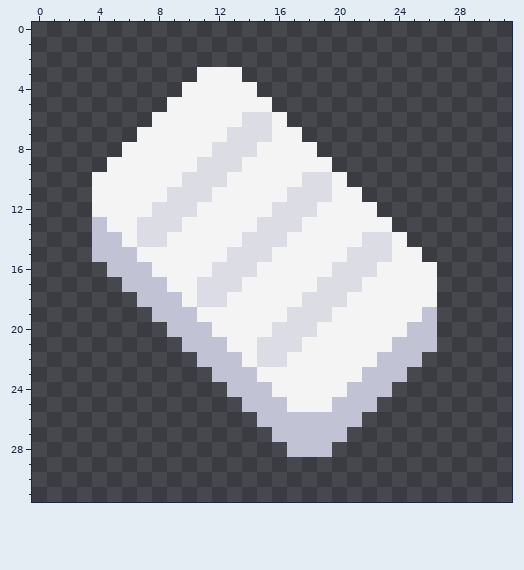
One commit to this pixel-art sprite: sprites/items/lithium.png. The first picture shows the starting point.
The file is 32x32 pixels.
After the commit:
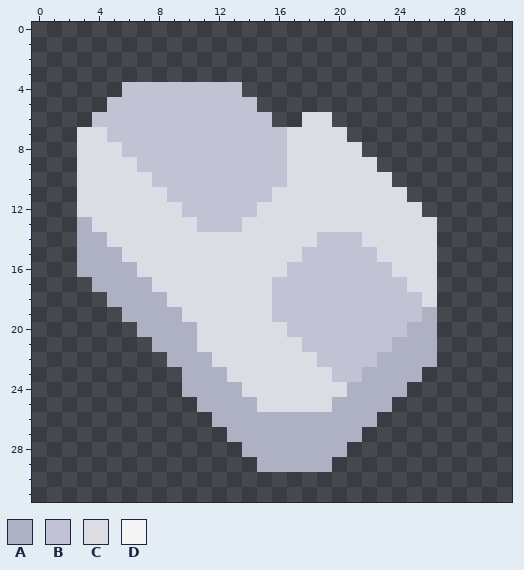
Palette (. is transparent): A #aeb0c4  B #c1c3d4  C #dbdce4  D #f4f4f4
The edit:
Changed rows in their new state; - is an unchanged pixel.
first column x 3:
 3 --------...-------------
 4 ---BBBBBBBB.------------
 5 --BBBBBBBBBB.-----------
 6 -BBBBBBBBBBBB.-CC-------
 7 CCBBBBBBBBBBBBCCCC------
 8 CCCBBBBBBBBBBBCCCCC-----
 9 CCCCBBBBBBBBBBCCCCCC----
10 CCCCCBBBBBBBBBC--CCCC---
11 CCCCCCBBBBBBBC---CCCCC--
12 CCCCC--BBBBBC---CCCCCCC-
13 ACCC---CBBBC---CCCCCCCCC
14 AACC--CCCCC---CCBBB--CCC
15 AAACCCCCCC---CCBBBBB-CCC
16 AAAACCCCC---CCBBBBBBBCCC
17 -AAAACCC---CCBBBBBBBBBCC
18 --AAAACC--CCCBBBBBBBBBBC
19 ---AAAACCCCCCBBBBBBBBBBA
20 ----AAAACCCCC-BBBBBBBBAA
21 -----AAACCCC---BBBBBBAAA
22 ------AAACCC--CCBBBBAAAA
23 -------AAACCCCCCCBBAAAA-
24 -------AAAACCCCCCCAAAA--
25 --------AAAACCCCCAAAA---
26 ---------AAAAAAAAAAA----
27 ----------AAAAAAAAA-----
28 -----------AAAAAAA------
29 ------------AAAAA-------
Where, in picture pixels (left, top, right, bottom), the same in both pictures:
changed: (77, 67, 437, 472)
